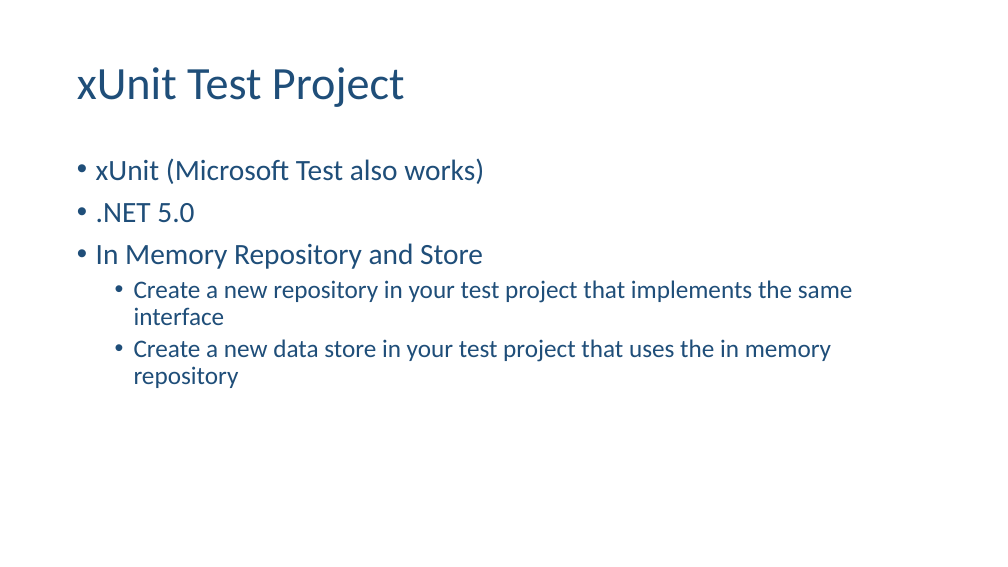
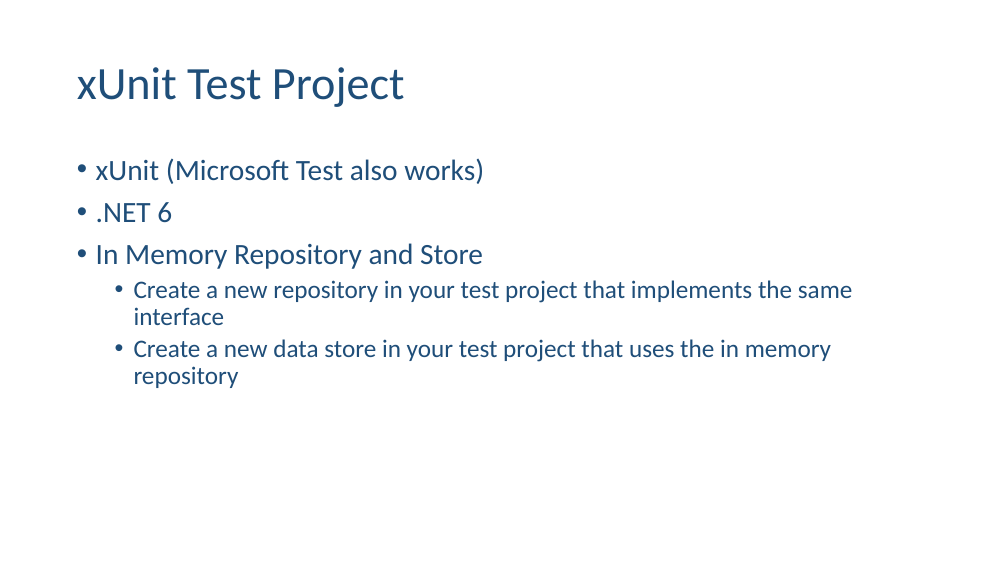
Before and after one commit to ehennis/Blog, a slide deck: slide 8 of WebApplicationFactory/NebraskaCode.pptx. Drawn at 1008x567 pixels with LibreOffice and Linux fonts; fonts in the diff are those of the drawing. Boxes give left, top, right and bottom in pixels: in the first picture for what was removed or moved away, otherwise in the second. Text is boxed around its words. In the diff, an @@ line names an element or a change of style, - is before the commit and + after.

```diff
--- a/WebApplicationFactory/NebraskaCode.pptx
+++ b/WebApplicationFactory/NebraskaCode.pptx
@@ text at (x1=96, y1=202, x2=172, y2=223): text changed @@
-• .NET 5.0
+• .NET 6
```
Also in this commit, not shown: 6 other slides changed, 3 other files.
